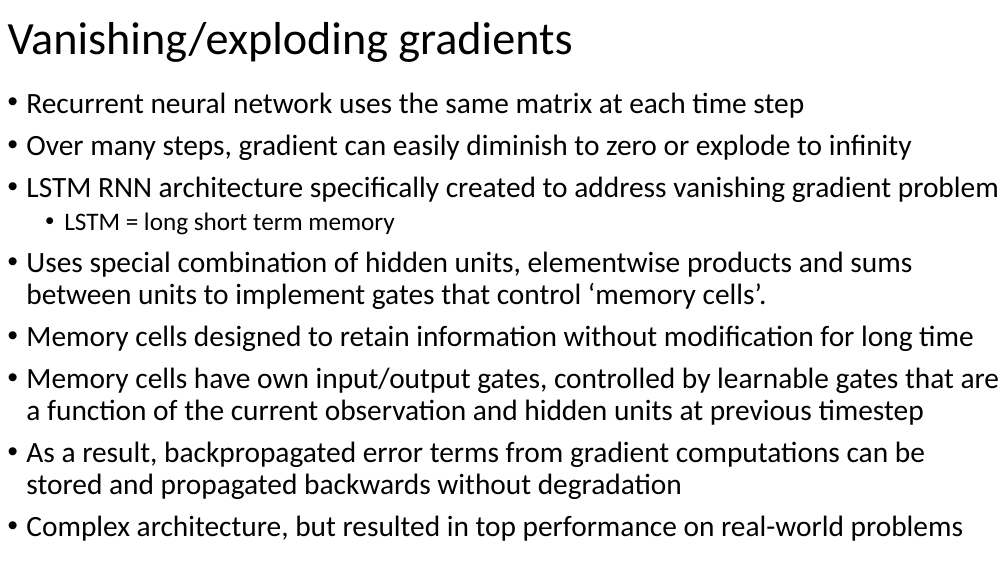
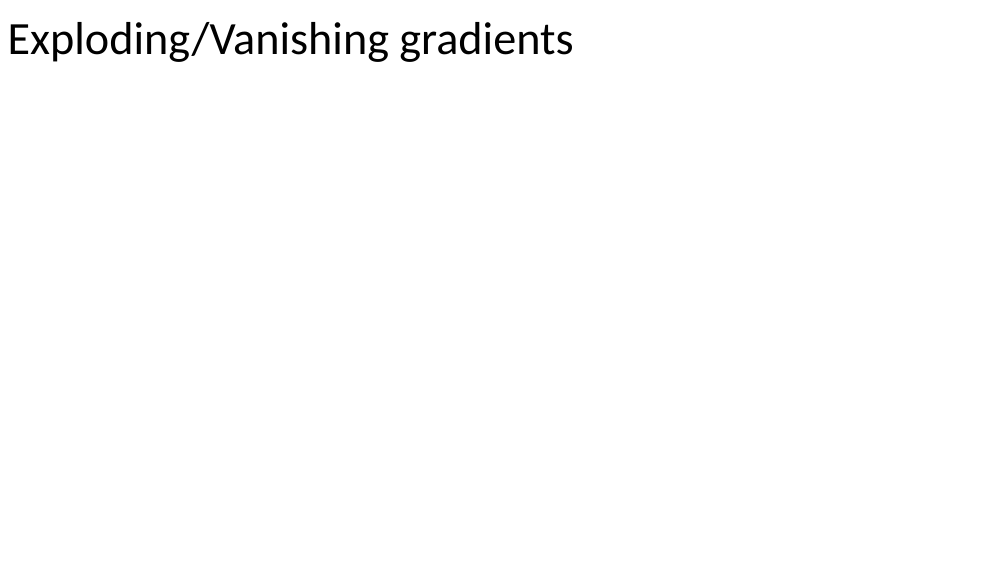
Before and after one commit to russellu/cs405, a slide deck: slide 9 of Lecture_23.pptx. Drawn at 1008x567 pixels with LibreOffice and Linux fonts; fonts in the diff are those of the drawing; background and template pictures are left out. Boxes give left, top, right and bottom in pixels: in the first picture for what was removed or moved away, otherwise in the second. Text is boxed around its words. In the diff, an @@ line names an element or a change of style, - is before the commit and + after.

```diff
--- a/Lecture_23.pptx
+++ b/Lecture_23.pptx
@@ title at (x1=8, y1=22, x2=573, y2=62): text changed @@
-Vanishing/exploding gradients
+Exploding/Vanishing gradients
@@ text removed at (x1=26, y1=92, x2=1000, y2=541) @@
-• Recurrent neural network uses the same matrix at each time step
-• Over many steps, gradient can easily diminish to zero or explode to infinity
-• LSTM RNN architecture specifically created to address vanishing gradient problem
-  • LSTM = long short term memory
-• Uses special combination of hidden units, elementwise products and sums between units to implement gates that control ‘memory cells’.
-• Memory cells designed to retain information without modification for long time
-• Memory cells have own input/output gates, controlled by learnable gates that are a function of the current observation and hidden units at previous timestep
-• As a result, backpropagated error terms from gradient computations can be stored and propagated backwards without degradation
-• Complex architecture, but resulted in top performance on real-world problems
```
Also in this commit, not shown: 4 other slides changed, 3 other files.
